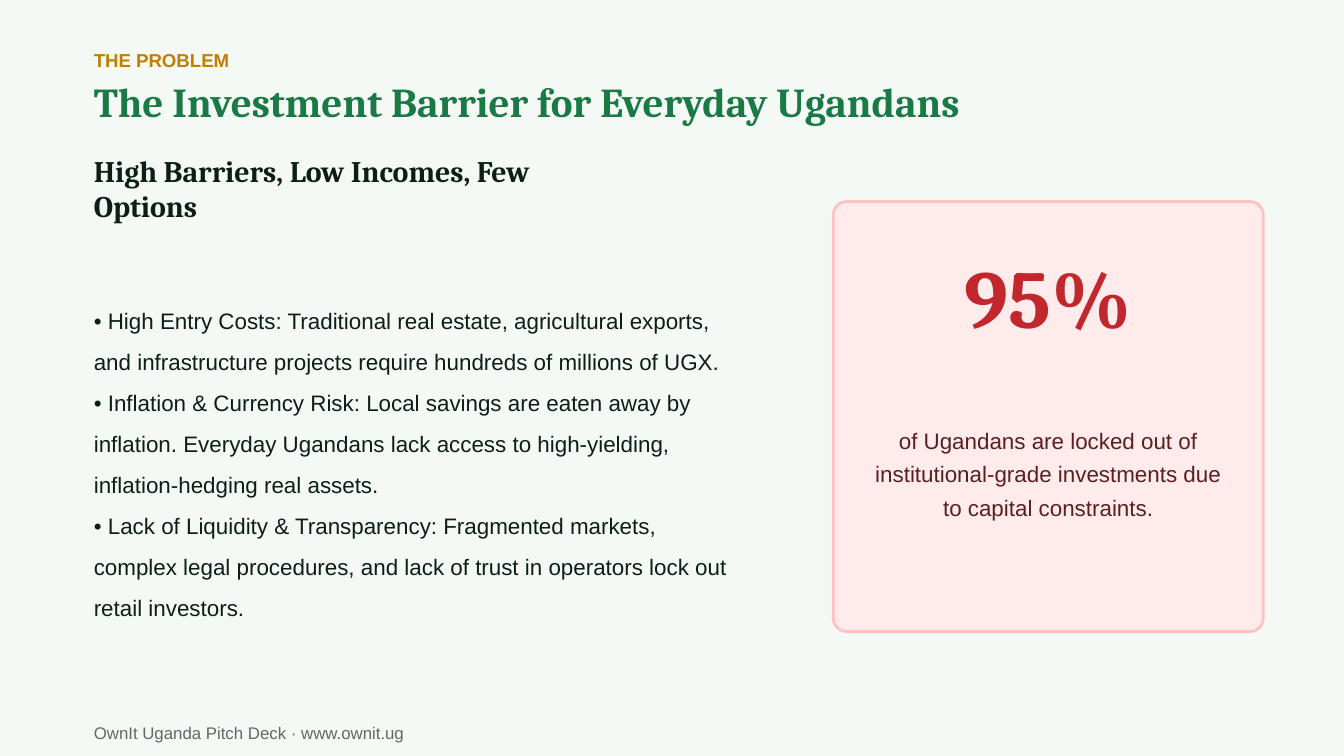
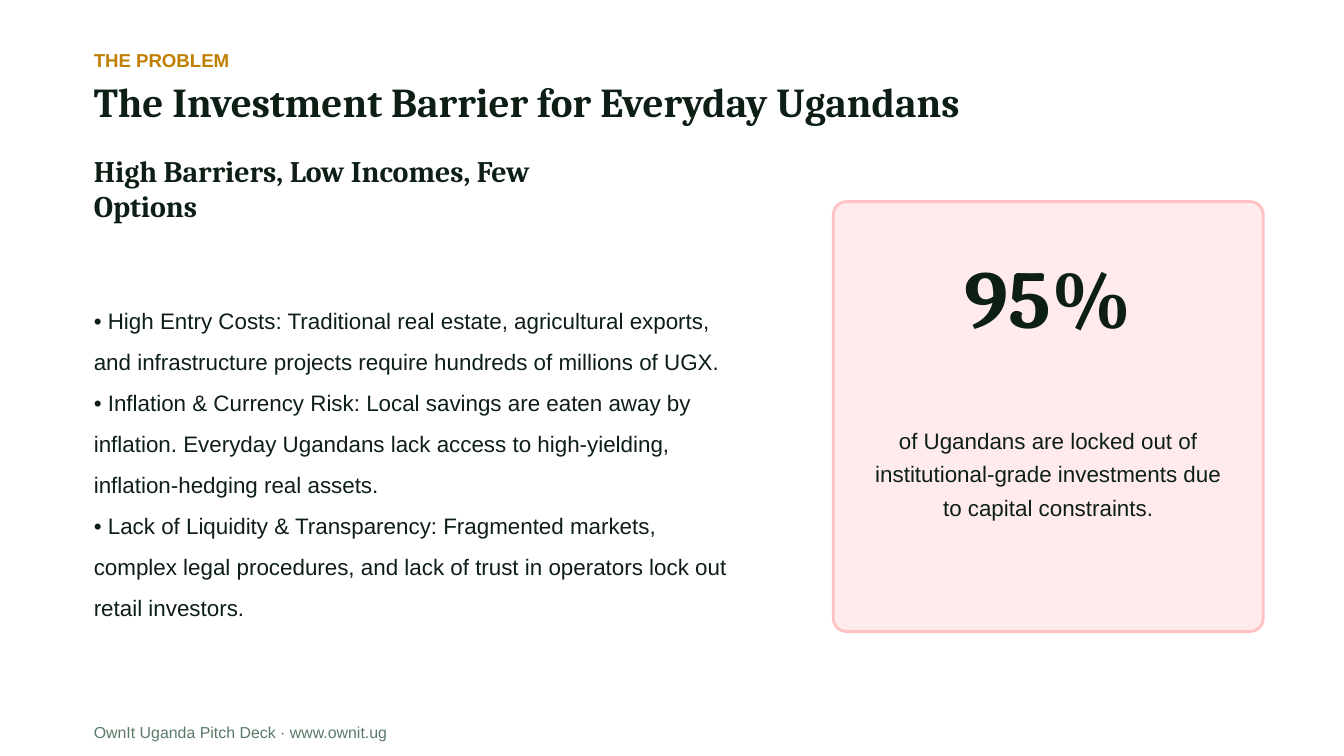
Before and after one commit to SINDROM66/OWNIT-APP, a slide deck: slide 2 of OwnIt_Uganda_Pitch_Deck.pptx. Drawn at 1344x756 pixels with LibreOffice and Linux fonts; fonts in the diff are those of the drawing. Boxes give left, top, right and bottom in pixels: in the first picture for what was removed or moved away, otherwise in the second. Text is boxed around its words. In the diff, an @@ line names an element or a change of style, - is before the commit and + after.

```diff
--- a/OwnIt_Uganda_Pitch_Deck.pptx
+++ b/OwnIt_Uganda_Pitch_Deck.pptx
@@ background #F4F9F5 to #FFFFFF @@
@@ text "The Investment Barrier for Everyday ..." at <box>94,88,959,126</box>: text colour #1A7A45 to #0D1F15 @@
@@ text "95%" at <box>965,272,1132,331</box>: text colour #C1272D to #0D1F15 @@
@@ text "of Ugandans are locked out ..." at <box>875,432,1220,521</box>: text colour #5A1F21 to #0D1F15 @@
@@ text "OwnIt Uganda Pitch Deck · ..." at <box>94,726,387,742</box>: size 9 to 8.5 pt, text colour #5D6B60 to #5A7A68 @@
```
Also in this commit, not shown: 9 other slides changed, 10 slides added, 8 other files.
